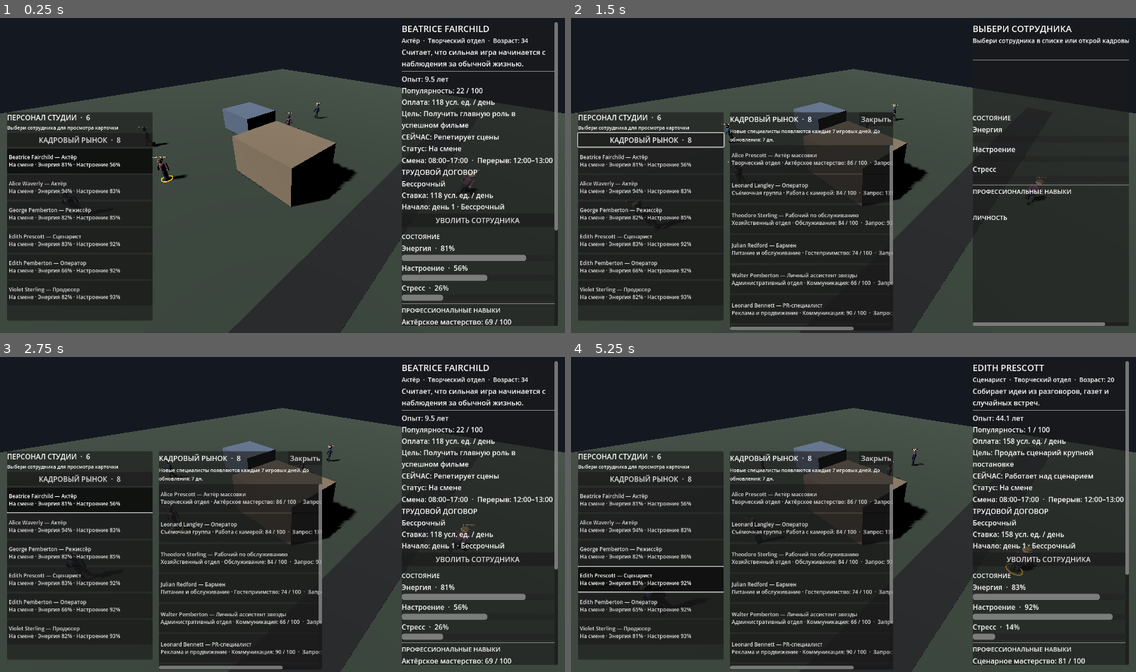
Above: before the commit, frames 1-4 (two rows, left to right).
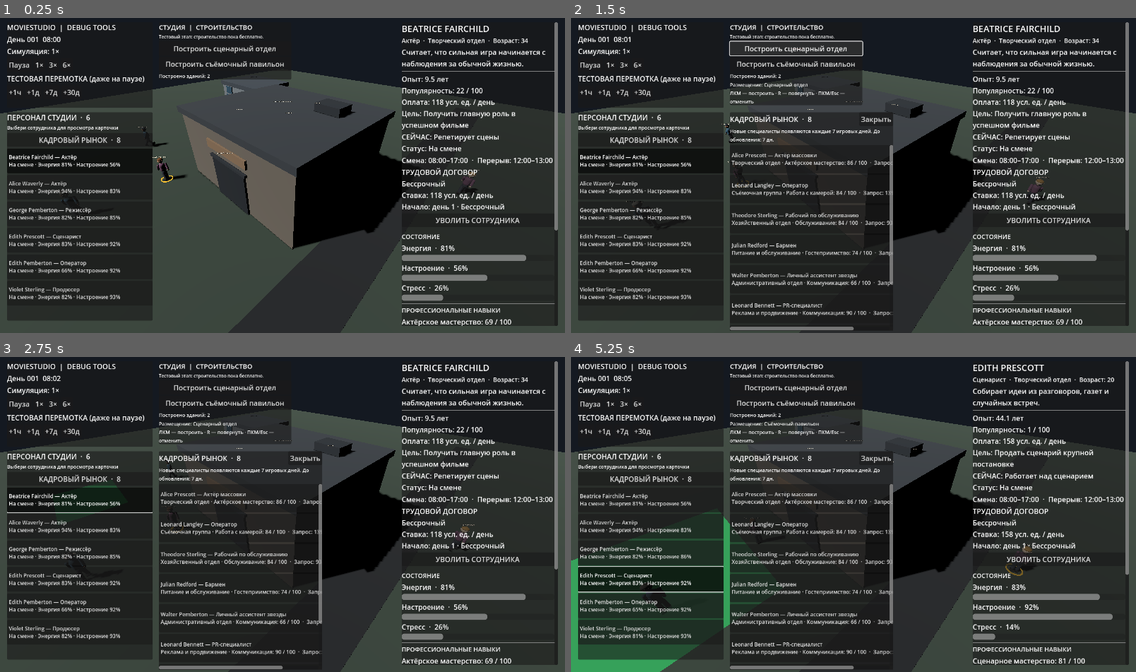
Above: after the commit, the same moments.

Repository: Teft3lb/MovieStudio
Game: Godot game, scene res://scenes/main.tscn
The game is run twice, just before and just after one commit, with the same random seed, the same clock (stepped at 60 frames per second) and the same inputs.
Inputs (mouse positions are in pixels of both pictures, inside the frame that each line leads up to):
- Up to frame 1 (0.25 s): no input
- Up to frame 2 (1.5 s): click "КАДРОВЫЙ РЫНОК · 8" at 0.5 s; click (797, 49) at 1.25 s, where only the run after the commit has a clickable "Построить сценарный отдел"
- Up to frame 3 (2.75 s): click "Beatrice Fairchild — Актёр На…" at 2 s
- Up to frame 4 (5.25 s): click (797, 404) at 2.75 s, where only the run after the commit has a clickable "Построить съёмочный павильон"; click "Alice Waverly — Актёр На смен…" at 3.5 s; click "George Pemberton — Режиссёр Н…" at 4.25 s; click "Edith Prescott — Сценарист На…" at 5 s

The runs differ from the first frame. In frame 1, 12% of the frame differs, in the area x 1-72%, y 2-74%; in frame 2, 15%, in the area x 1-99%, y 1-98%; in frame 3, 9.0%; in frame 4, 12%.
Error before the commit: Cannot call method 'call' on a null value. (res://scripts/presentation/main.gd:15)

Commit message:
feat: replace placeholder cubes with functional studio buildings

Diff:
--- a/scenes/main.tscn
+++ b/scenes/main.tscn
@@ -1,9 +1,10 @@
-[gd_scene load_steps=13 format=3]
+[gd_scene load_steps=10 format=3]
 
 [ext_resource type="Script" path="res://scripts/presentation/main.gd" id="1_main"]
 [ext_resource type="Script" path="res://scripts/presentation/orbit_camera_controller.gd" id="2_camera"]
 [ext_resource type="Script" path="res://scripts/core/game_clock.gd" id="3_clock"]
 [ext_resource type="Script" path="res://scripts/presentation/characters/character_manager.gd" id="4_characters"]
+[ext_resource type="Script" path="res://scripts/presentation/studio/studio_building_manager.gd" id="5_buildings"]
 
 [sub_resource type="PlaneMesh" id="PlaneMesh_ground"]
 size = Vector2(100, 100)
@@ -11,20 +12,6 @@
 [sub_resource type="StandardMaterial3D" id="Material_ground"]
 albedo_color = Color(0.22, 0.27, 0.23, 1)
 roughness = 1.0
-
-[sub_resource type="BoxMesh" id="BoxMesh_stage"]
-size = Vector3(8, 4, 6)
-
-[sub_resource type="StandardMaterial3D" id="Material_stage"]
-albedo_color = Color(0.55, 0.48, 0.39, 1)
-roughness = 0.9
-
-[sub_resource type="BoxMesh" id="BoxMesh_office"]
-size = Vector3(6, 3, 5)
-
-[sub_resource type="StandardMaterial3D" id="Material_office"]
-albedo_color = Color(0.38, 0.45, 0.55, 1)
-roughness = 0.9
 
 [sub_resource type="BoxMesh" id="BoxMesh_road"]
 size = Vector3(4, 0.08, 80)
@@ -51,20 +38,13 @@
 mesh = SubResource("PlaneMesh_ground")
 material_override = SubResource("Material_ground")
 
-[node name="StageBuilding" type="MeshInstance3D" parent="."]
-position = Vector3(0, 2, 0)
-mesh = SubResource("BoxMesh_stage")
-material_override = SubResource("Material_stage")
-
-[node name="OfficeBuilding" type="MeshInstance3D" parent="."]
-position = Vector3(-12, 1.5, -5)
-mesh = SubResource("BoxMesh_office")
-material_override = SubResource("Material_office")
-
 [node name="AccessRoad" type="MeshInstance3D" parent="."]
 position = Vector3(10, 0.02, 0)
 mesh = SubResource("BoxMesh_road")
 material_override = SubResource("Material_road")
 
+[node name="StudioBuildingManager" type="Node3D" parent="."]
+script = ExtResource("5_buildings")
+
 [node name="CharacterManager" type="Node3D" parent="."]
 script = ExtResource("4_characters")
